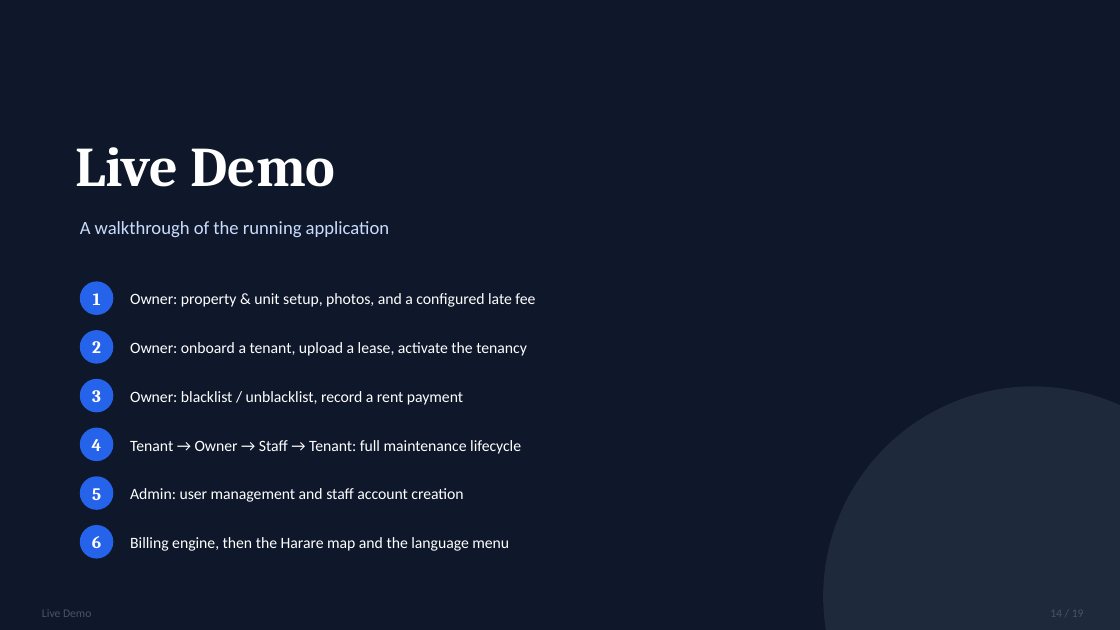
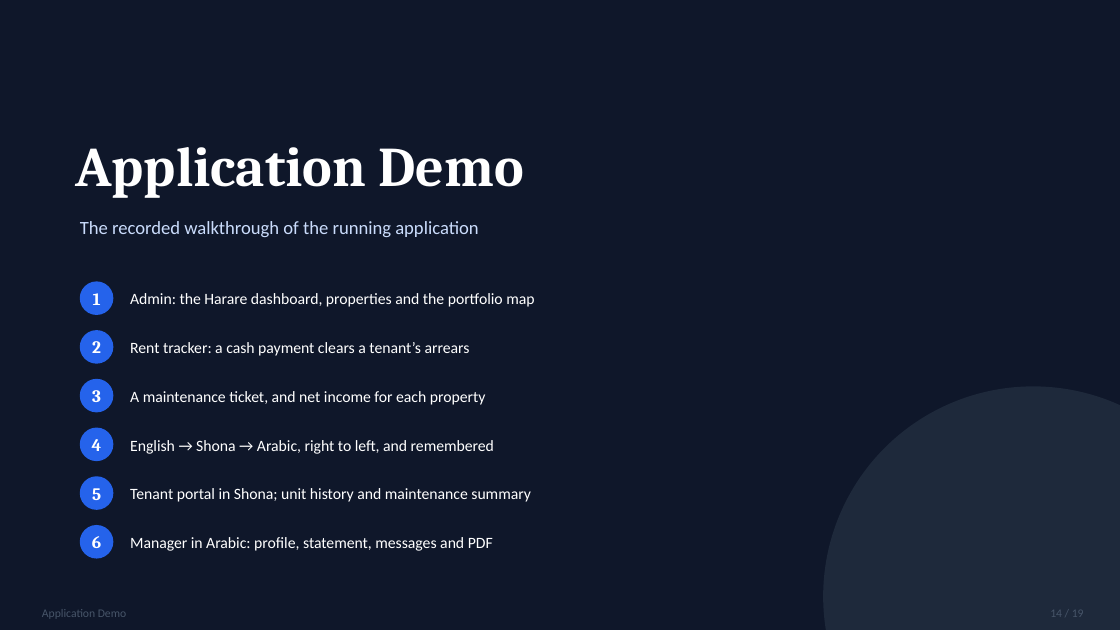
Before and after one commit to Abdur-lab/github-slideshow, a slide deck: slide 14 of docs/ABDURRAHMAAN_IT402_DEL_3_PRESENTATION.pptx. Drawn at 1120x630 pixels with LibreOffice and Linux fonts; fonts in the diff are those of the drawing. Boxes give left, top, right and bottom in pixels: in the first picture for what was removed or moved away, otherwise in the second. Text is boxed around its words. In the diff, an @@ line names an element or a change of style, - is before the commit and + after.

```diff
--- a/docs/ABDURRAHMAAN_IT402_DEL_3_PRESENTATION.pptx
+++ b/docs/ABDURRAHMAAN_IT402_DEL_3_PRESENTATION.pptx
@@ text at bbox=[76, 147, 524, 198]: text changed @@
-Live Demo
+Application Demo
@@ text at bbox=[80, 221, 478, 237]: text changed @@
-A walkthrough of the running application
+The recorded walkthrough of the running application
@@ text at bbox=[130, 293, 534, 307]: text changed @@
-Owner: property & unit setup, photos, and a configured late fee
+Admin: the Harare dashboard, properties and the portfolio map
@@ text at bbox=[130, 342, 470, 356]: text changed @@
-Owner: onboard a tenant, upload a lease, activate the tenancy
+Rent tracker: a cash payment clears a tenant’s arrears
@@ text at bbox=[130, 391, 486, 405]: text changed @@
-Owner: blacklist / unblacklist, record a rent payment
+A maintenance ticket, and net income for each property
@@ text at bbox=[130, 440, 494, 454]: text changed @@
-Tenant → Owner → Staff → Tenant: full maintenance lifecycle
+English → Shona → Arabic, right to left, and remembered
@@ text at bbox=[130, 488, 531, 502]: text changed @@
-Admin: user management and staff account creation
+Tenant portal in Shona; unit history and maintenance summary
@@ text at bbox=[130, 537, 493, 551]: text changed @@
-Billing engine, then the Harare map and the language menu
+Manager in Arabic: profile, statement, messages and PDF
@@ text at bbox=[42, 609, 126, 618]: text changed @@
-Live Demo
+Application Demo
```
Also in this commit, not shown: 5 other slides changed, 7 other files.
